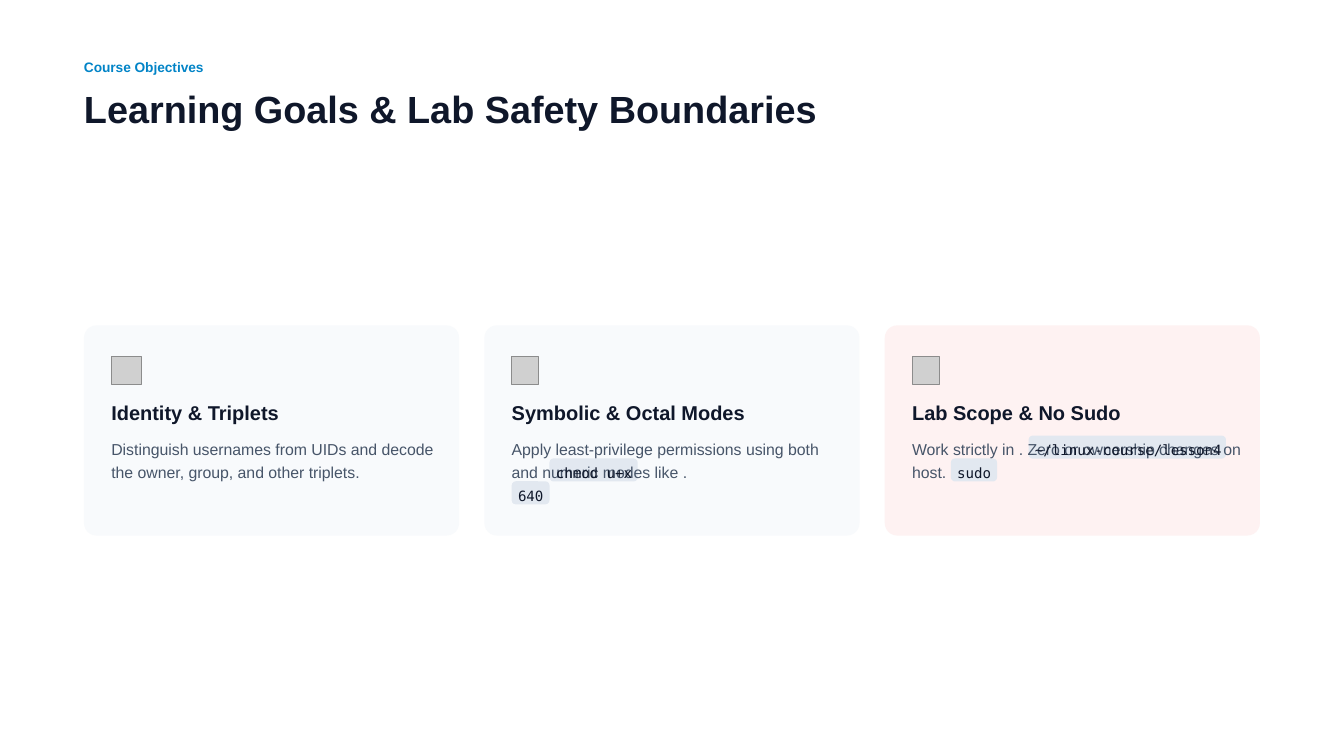
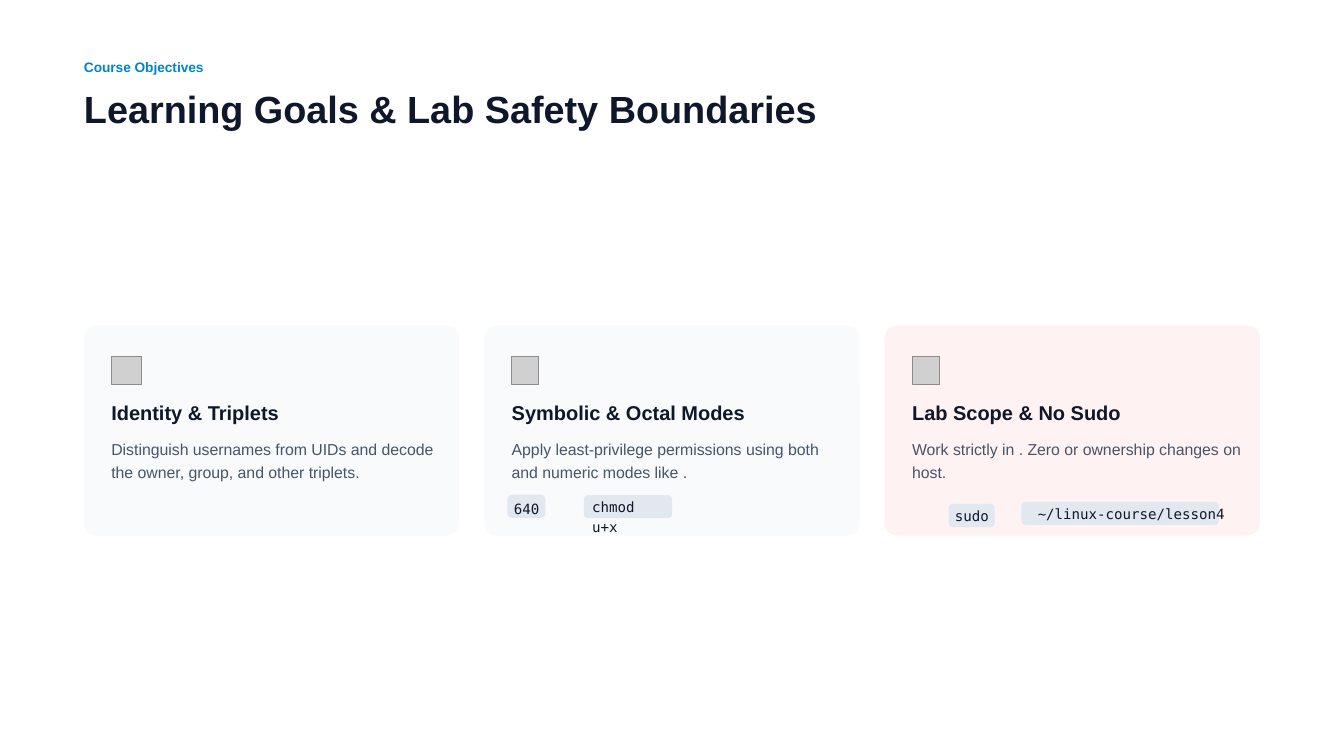
Before and after one commit to flybfree/Linux_Introduction_recovered, a slide deck: slide 2 of Presentation/Lesson 4_ Users, Groups, and Permissions.pptx. Drawn at 1344x756 pixels with LibreOffice and Linux fonts; fonts in the diff are those of the drawing; grey boxes stand for pictures. Boxes give left, top, right and bottom in pixels: in the first picture for what was removed or moved away, otherwise in the second. Text is boxed around its words. In the diff, an @@ line names an element or a change of style, - is before the commit and + after.

Commit message:
Update Linux course presentations and instructor material

```diff
--- a/Presentation/Lesson 4_ Users, Groups, and Permissions.pptx
+++ b/Presentation/Lesson 4_ Users, Groups, and Permissions.pptx
@@ rounded rectangle: place and size @@
-rounded rectangle at box(512, 481, 551, 504)
+rounded rectangle at box(507, 495, 545, 518)
@@ text "640": place and size @@
-text "640" at box(518, 490, 543, 501)
+text "640" at box(514, 503, 539, 514)
@@ rounded rectangle: place and size @@
-rounded rectangle at box(549, 459, 638, 482)
+rounded rectangle at box(584, 495, 673, 518)
@@ text "chmod u+x" rewrapped from box(556, 466, 632, 478) to box(592, 501, 634, 532) @@
@@ rounded rectangle: place and size @@
-rounded rectangle at box(951, 459, 997, 482)
+rounded rectangle at box(949, 504, 995, 527)
@@ text "sudo": place and size @@
-text "sudo" at box(957, 467, 991, 478)
+text "sudo" at box(955, 510, 989, 521)
@@ rounded rectangle: place and size @@
-rounded rectangle at box(1028, 436, 1226, 459)
+rounded rectangle at box(1021, 502, 1219, 525)
@@ text "~/linux-course/lesson4": place and size @@
-text "~/linux-course/lesson4" at box(1035, 443, 1222, 458)
+text "~/linux-course/lesson4" at box(1038, 508, 1225, 521)
```
Also in this commit, not shown: 8 other slides changed, 7 other files.
